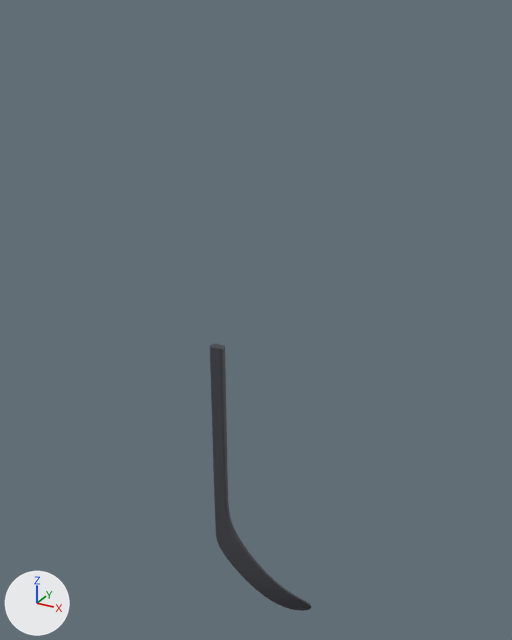
Before and after pictures for a commit that changed the glTF model alle_curves/P28-1-4-ST-LIE5_5.glb.
Camera for both pictures: a camera (50 mm lens) standing at (601.0, -1130.0, 967.0) and looking at (-35.0, 26.0, 389.0). Lighting does not change. The marker at lower left points along +X, +Y and +Z. The picture after the commit comes second.

Objects in the first picture: 'geometry_0'.
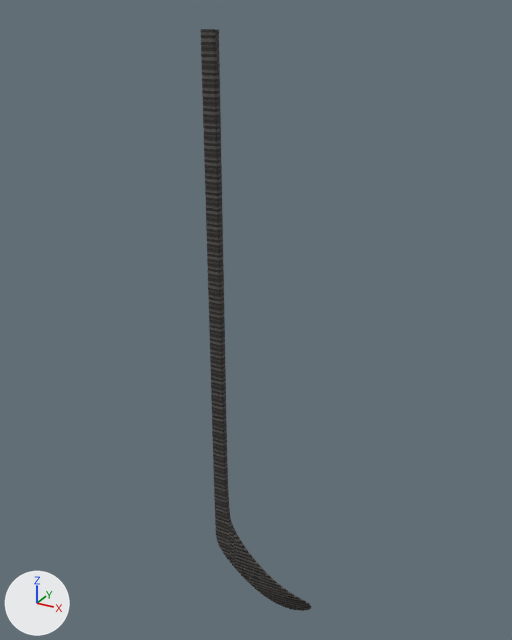
Location of each change, (x1, y1, x2, y2) in pixels of the pictures (512 x 640 px; the box of a moved part takes in the faces that stretch with it):
'geometry_0', reshaped (9% wider, 117% taller): before (210, 343, 311, 611); after (201, 29, 311, 611)
part 1 of me_geometry_0, moved or reshaped: before (210, 343, 230, 520); after (201, 29, 230, 520)

What changed in the scene script:
```text
Change me_geometry_0:
    used by ob_geometry_0; location = (0.0, 0.0, 0.0)
    remove me_geometry_0.from_pydata(...)  # 7513 vertices, 15000 faces; spans x -113.0..113.0, y -33.0..33.0, z -336.0..336.0
    add me_geometry_0.from_pydata(...)  # 7513 vertices, 15000 faces; spans x -113.0..113.0, y -33.0..33.0, z -336.0..934.0
    me_geometry_0 part 1: all 3623 vertices in x -113.0..-76.0, y -33.0..-14.0, z -90.0..336.0 are scaled about their middle by (1, 1, 2.4), then moved by (0.0, 0.0, 299.0)
```
